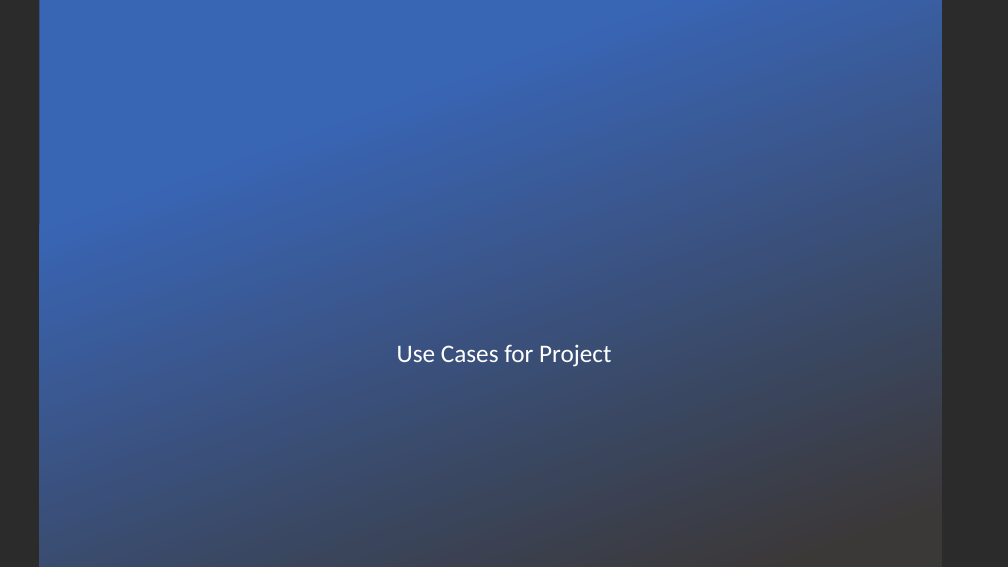
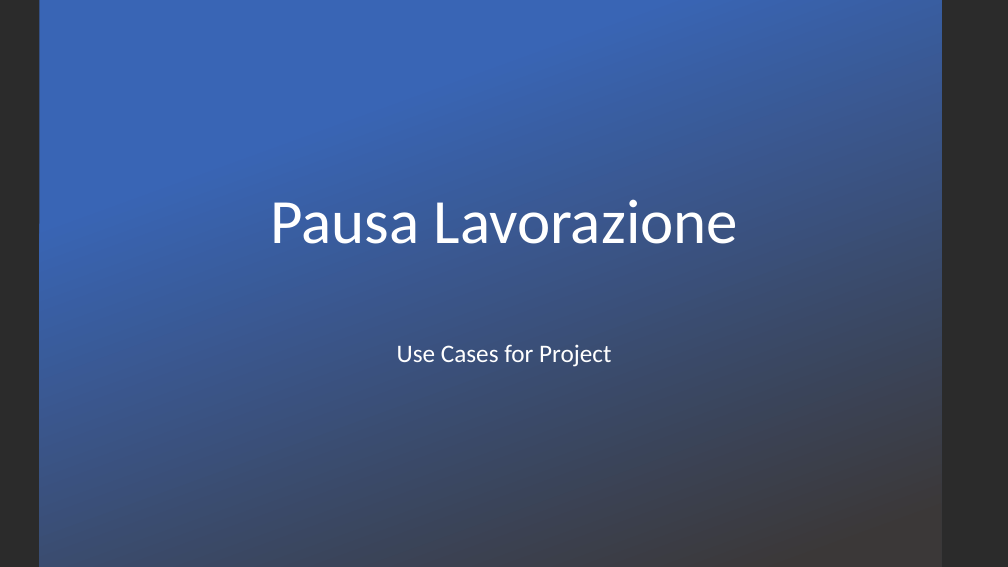
Before and after one commit to itsar19-20/mes, a slide deck: slide 1 of docs/analisi/Pausa_lavorazione.pptx. Drawn at 1008x567 pixels with LibreOffice and Linux fonts; fonts in the diff are those of the drawing; background and template pictures are left out; a plain dark background stands for a picture behind light text. Boxes give left, top, right and bottom in pixels: in the first picture for what was removed or moved away, otherwise in the second. Text is boxed around its words. In the diff, an @@ line names an element or a change of style, - is before the commit and + after.

```diff
--- a/docs/analisi/Pausa_lavorazione.pptx
+++ b/docs/analisi/Pausa_lavorazione.pptx
@@ title added at box(270, 199, 738, 244), 60 pt, text #FFFFFF @@
+Pausa Lavorazione
```
Also in this commit, not shown: 1 other slide changed, 5 other files.
